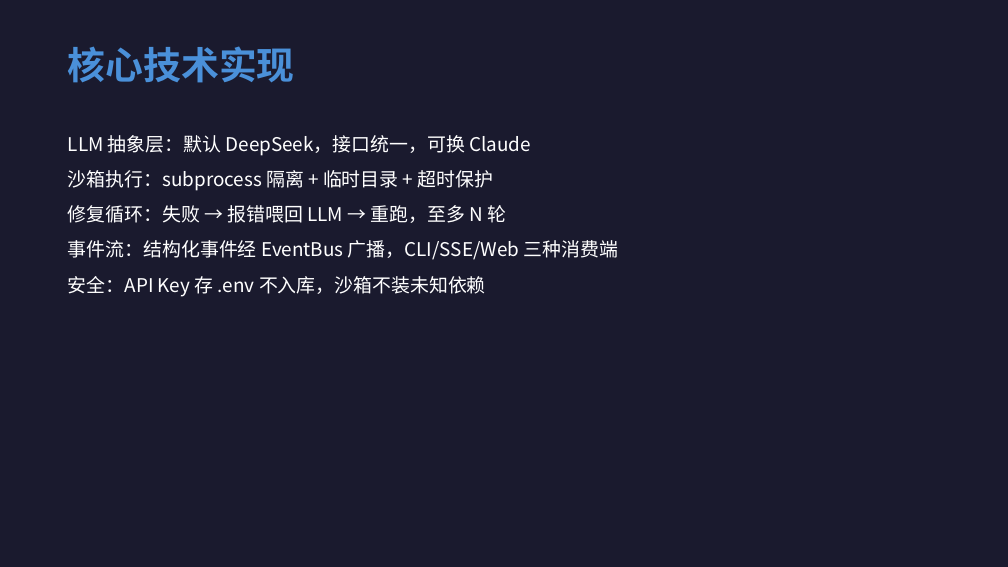
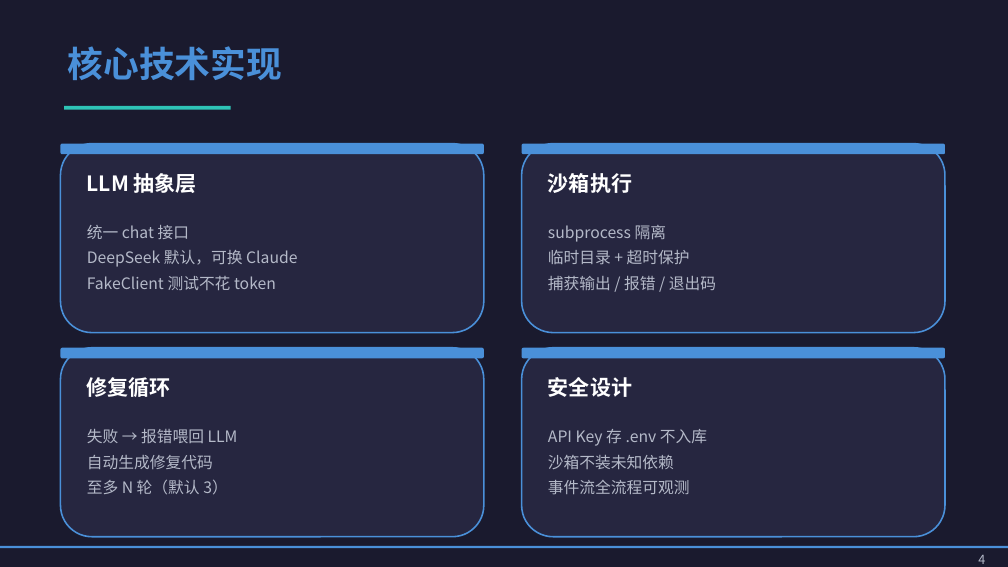
Before and after one commit to dhkgs22/codegen_agent, a slide deck: slide 4 of output/slides/AI_Agent_Project_I_答辩.pptx. Drawn at 1008x567 pixels with LibreOffice and Linux fonts; fonts in the diff are those of the drawing. Boxes give left, top, right and bottom in pixels: in the first picture for what was removed or moved away, otherwise in the second. Text is boxed around its words. In the diff, an @@ line names an element or a change of style, - is before the commit and + after.

```diff
--- a/output/slides/AI_Agent_Project_I_答辩.pptx
+++ b/output/slides/AI_Agent_Project_I_答辩.pptx
@@ text "核心技术实现" at bbox=[68, 46, 282, 80]: size 36 to 34 pt; more space between paragraphs @@
@@ rectangle added at bbox=[64, 106, 231, 110], fill #2EC4B6 @@
@@ rounded rectangle added at bbox=[60, 144, 484, 333], fill #262640, outline #4A90D9 1.5 pt @@
@@ rounded rectangle added at bbox=[60, 144, 484, 154], fill #4A90D9 @@
@@ text removed at bbox=[68, 135, 619, 297] @@
-LLM 抽象层：默认 DeepSeek，接口统一，可换 Claude
-沙箱执行：subprocess 隔离 + 临时目录 + 超时保护
-修复循环：失败 → 报错喂回 LLM → 重跑，至多 N 轮
-事件流：结构化事件经 EventBus 广播，CLI/SSE/Web 三种消费端
-安全：API Key 存 .env 不入库，沙箱不装未知依赖
@@ rounded rectangle added at bbox=[522, 144, 945, 333], fill #262640, outline #4A90D9 1.5 pt @@
@@ rounded rectangle added at bbox=[522, 144, 945, 154], fill #4A90D9 @@
@@ text added at bbox=[87, 173, 197, 193], 20 pt, text #FFFFFF, bold @@
+LLM 抽象层
@@ text added at bbox=[548, 173, 632, 193], 20 pt, text #FFFFFF, bold @@
+沙箱执行
@@ text added at bbox=[87, 225, 297, 290], 15 pt, text #B4B9C8 @@
+统一 chat 接口
+DeepSeek 默认，可换 Claude
+FakeClient 测试不花 token
@@ text added at bbox=[548, 225, 716, 290], 15 pt, text #B4B9C8 @@
+subprocess 隔离
+临时目录 + 超时保护
+捕获输出 / 报错 / 退出码
@@ rounded rectangle added at bbox=[60, 348, 484, 537], fill #262640, outline #4A90D9 1.5 pt @@
@@ rounded rectangle added at bbox=[60, 348, 484, 358], fill #4A90D9 @@
@@ rounded rectangle added at bbox=[522, 348, 945, 537], fill #262640, outline #4A90D9 1.5 pt @@
@@ rounded rectangle added at bbox=[522, 348, 945, 358], fill #4A90D9 @@
@@ text added at bbox=[87, 377, 171, 397], 20 pt, text #FFFFFF, bold @@
+修复循环
@@ text added at bbox=[548, 377, 632, 397], 20 pt, text #FFFFFF, bold @@
+安全设计
@@ text added at bbox=[87, 429, 238, 495], 15 pt, text #B4B9C8 @@
+失败 → 报错喂回 LLM
+自动生成修复代码
+至多 N 轮（默认 3）
@@ text added at bbox=[548, 429, 707, 495], 15 pt, text #B4B9C8 @@
+API Key 存 .env 不入库
+沙箱不装未知依赖
+事件流全流程可观测
@@ rectangle added at bbox=[0, 546, 1008, 548], fill #4A90D9 @@
@@ text added at bbox=[978, 555, 985, 564], 12 pt, text #B4B9C8 @@
+4
```
Also in this commit, not shown: 6 other slides changed, 1 other file.
